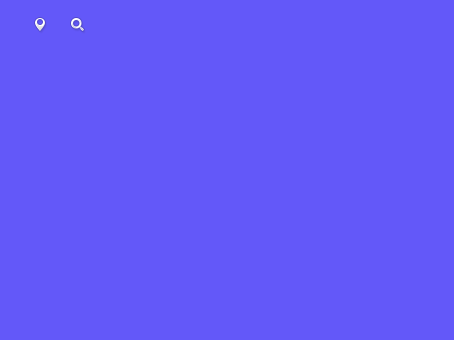
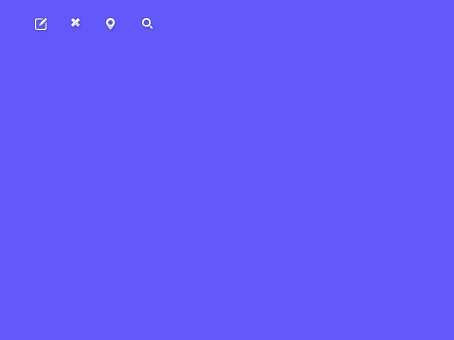
Two versions of the same layered image (454 x 340). Layer-by-layer changes:
moved "search" above "cross", painted on it over (71, 18, 153, 31)
added layer "cross" above "pencil with paper" over (71, 18, 80, 27)
added layer "pencil with paper" above "location" over (35, 18, 47, 30)
"location": blend screen → normal, painted on it over (35, 18, 115, 31)
